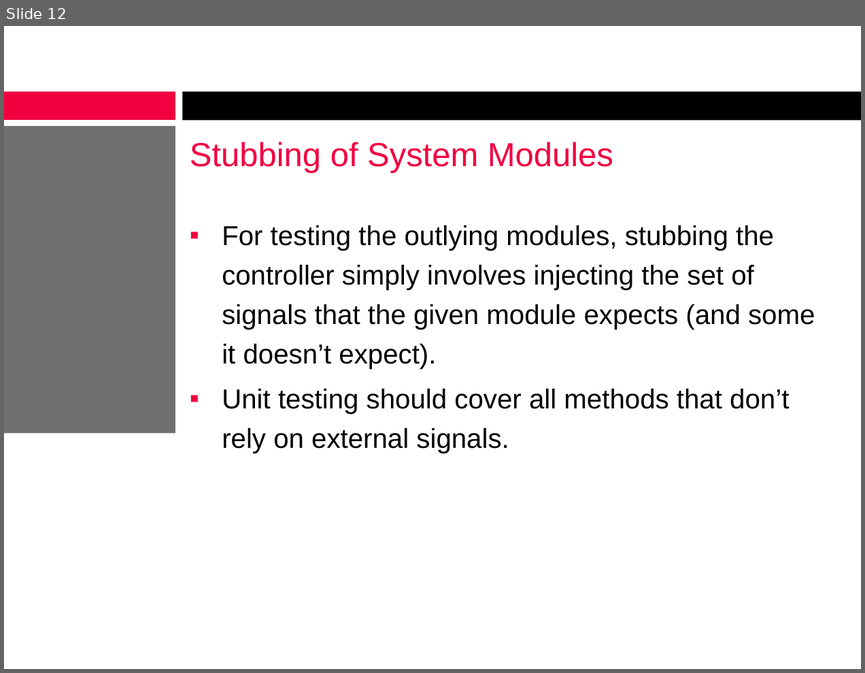
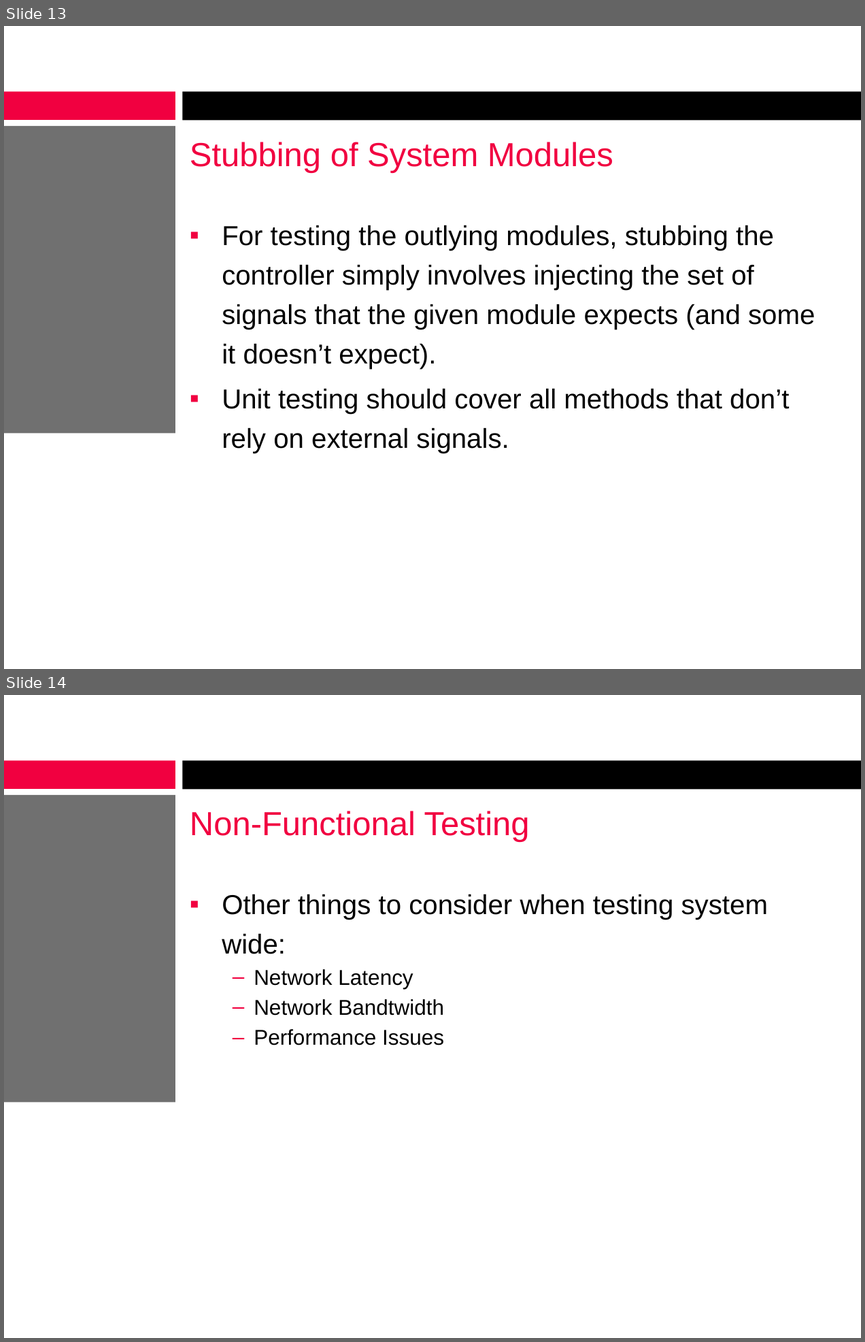
Before and after one commit to alexcraig/RoboWars, a slide deck: docs/presentation_slides/RoboWarsPresentation_AlexDinardo.pptx. Shown one above the other, each under a label of ours: slide 12 before the commit, slides 13 and 14 after it. The pictures are 865x673 and 865x1342 pixels, drawn with LibreOffice and Linux fonts; fonts in the diff are those of the drawing; background and template pictures are left out. Boxes give left, top, right and bottom in pixels: in the first picture for what was removed or moved away, otherwise in the second. Text is boxed around its words. In the diff, an @@ line names an element or a change of style, - is before the commit and + after.

```diff
--- a/docs/presentation_slides/RoboWarsPresentation_AlexDinardo.pptx
+++ b/docs/presentation_slides/RoboWarsPresentation_AlexDinardo.pptx
@@ slide 14 added at (4,695,861,1338), background #FFFFFF; not listed: 3 template elements that a slide beside it also shows @@
@@ title added at (190,811,530,842), 28 pt, text #F10040 @@
+Non-Functional Testing
@@ text added at (222,894,768,1045), 18 pt, text #000000 @@
+▪ Other things to consider when testing system wide:
+  – Network Latency
+  – Network Bandtwidth
+  – Performance Issues
@@ what was slide 12 is now slide 13 @@
```
Also in this commit, not shown: 3 slides changed, 1 other slide added.
